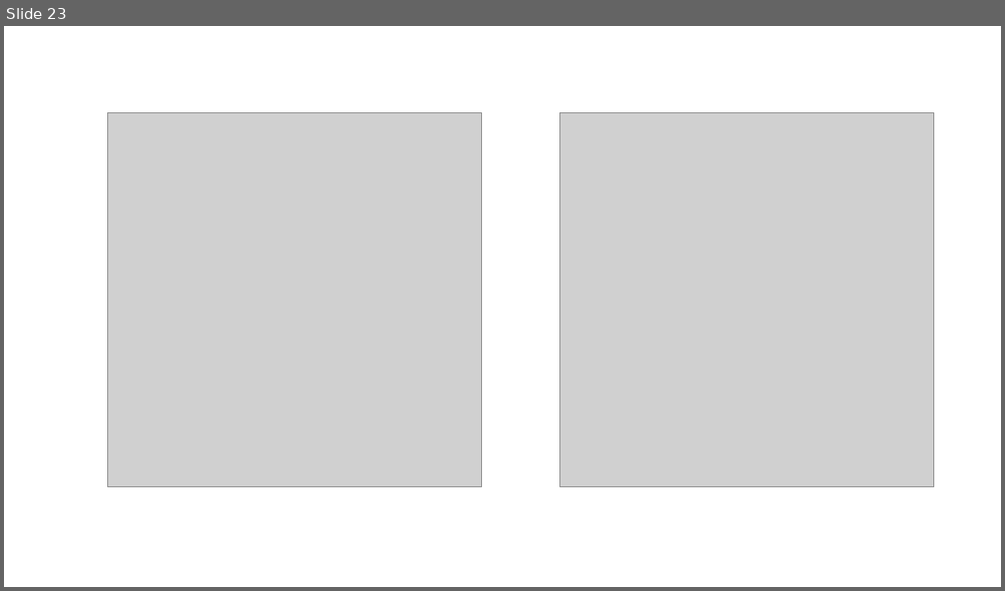
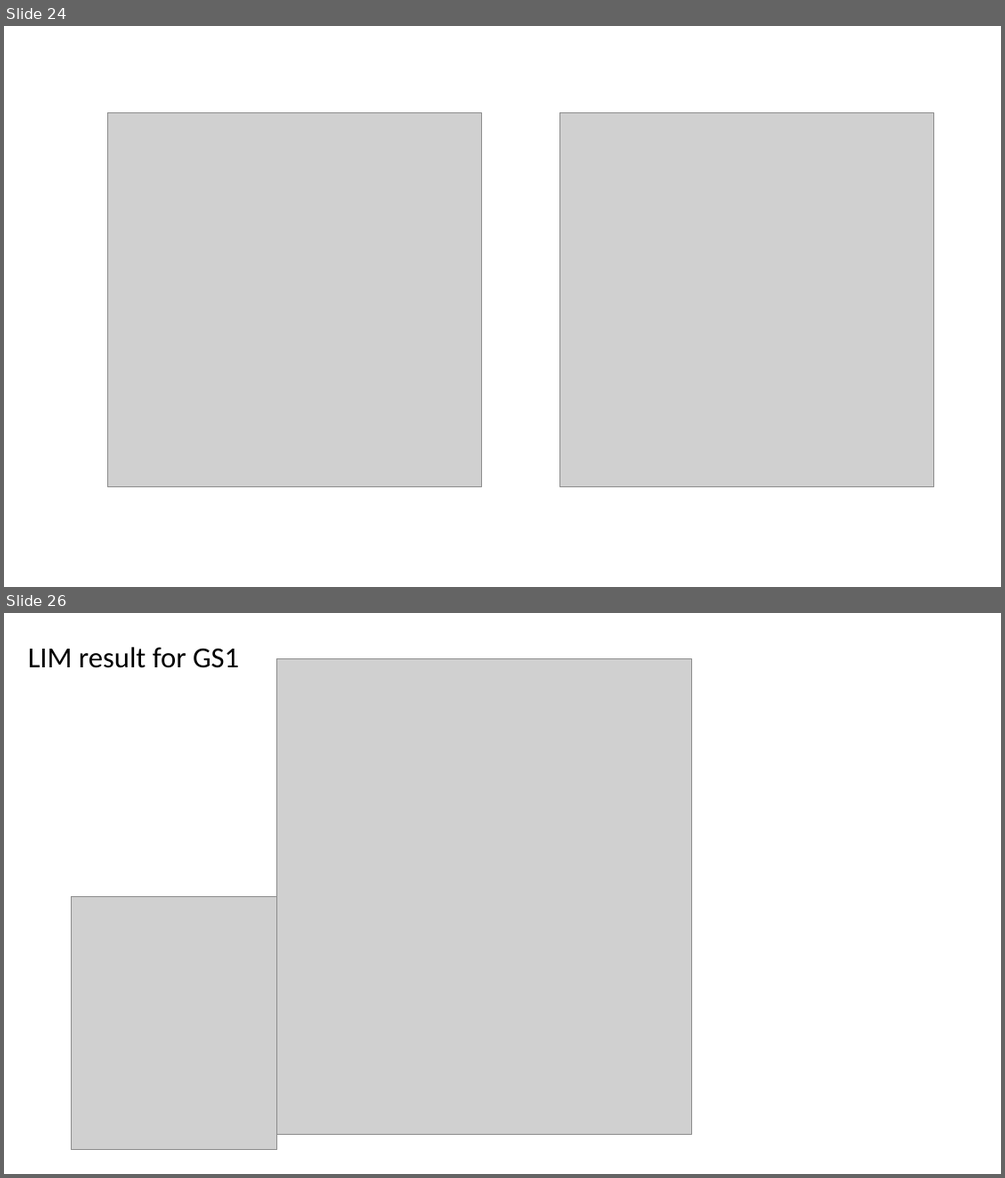
Before and after one commit to chueh1115/GPSC_data, a slide deck: context/thesis_fig.pptx. Shown one above the other, each under a label of ours: slide 23 before the commit, slides 24 and 26 after it; the slides between them are not shown. The pictures are 1005x591 and 1005x1178 pixels, drawn with LibreOffice and Linux fonts; fonts in the diff are those of the drawing; grey boxes stand for pictures. Boxes give left, top, right and bottom in pixels: in the first picture for what was removed or moved away, otherwise in the second. Text is boxed around its words. In the diff, an @@ line names an element or a change of style, - is before the commit and + after.

```diff
--- a/context/thesis_fig.pptx
+++ b/context/thesis_fig.pptx
@@ slide 26 added at (4,613,1001,1174), background #FFFFFF @@
@@ text added at (28,647,239,668), 28 pt, text #000000 @@
+LIM result for GS1
@@ picture added at (276,658,691,1134) @@
@@ picture added at (71,896,276,1150) @@
@@ what was slide 23 is now slide 24 @@
```
Also in this commit, not shown: 4 slides changed, 9 other slides added, 10 slides removed, 26 other files.
